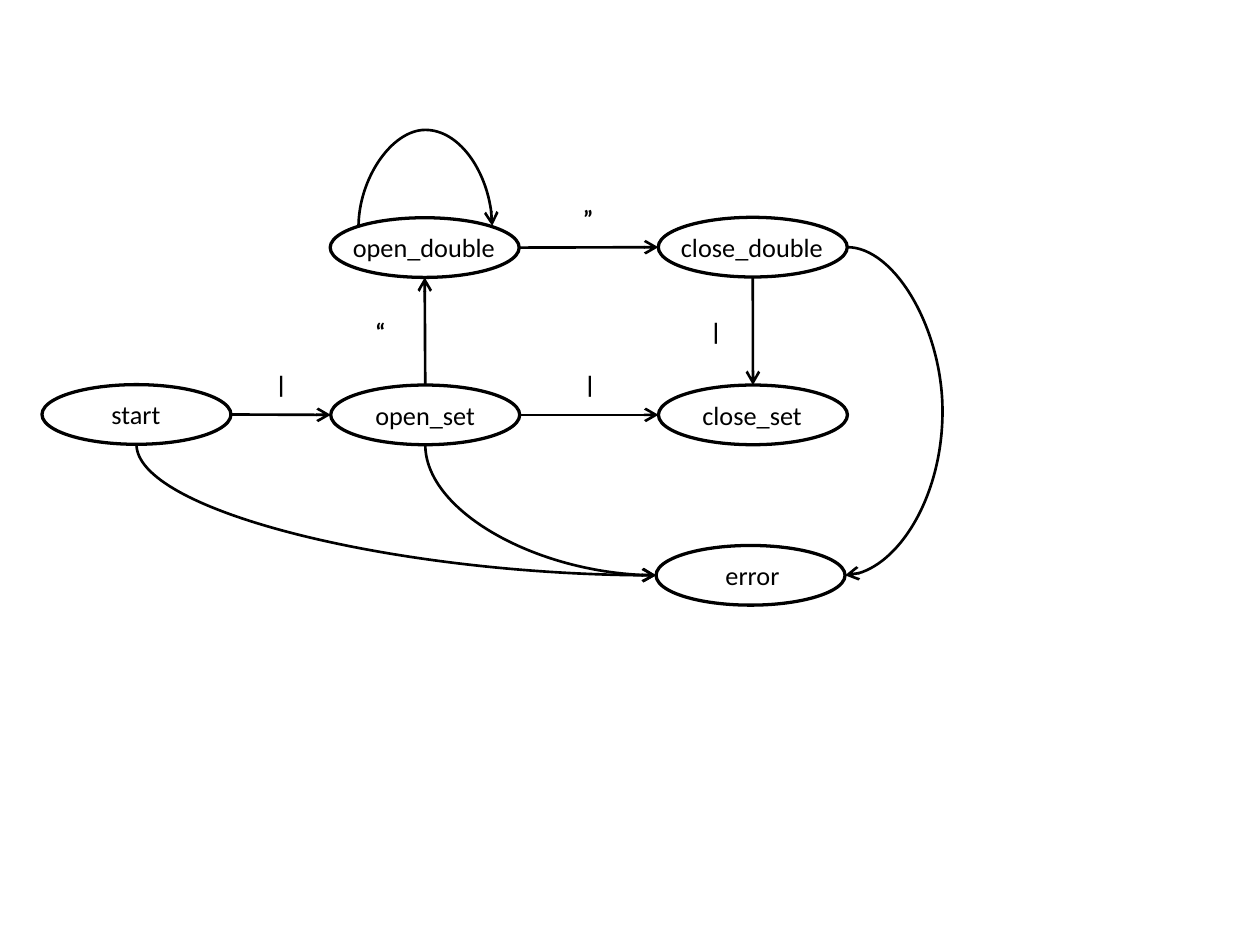
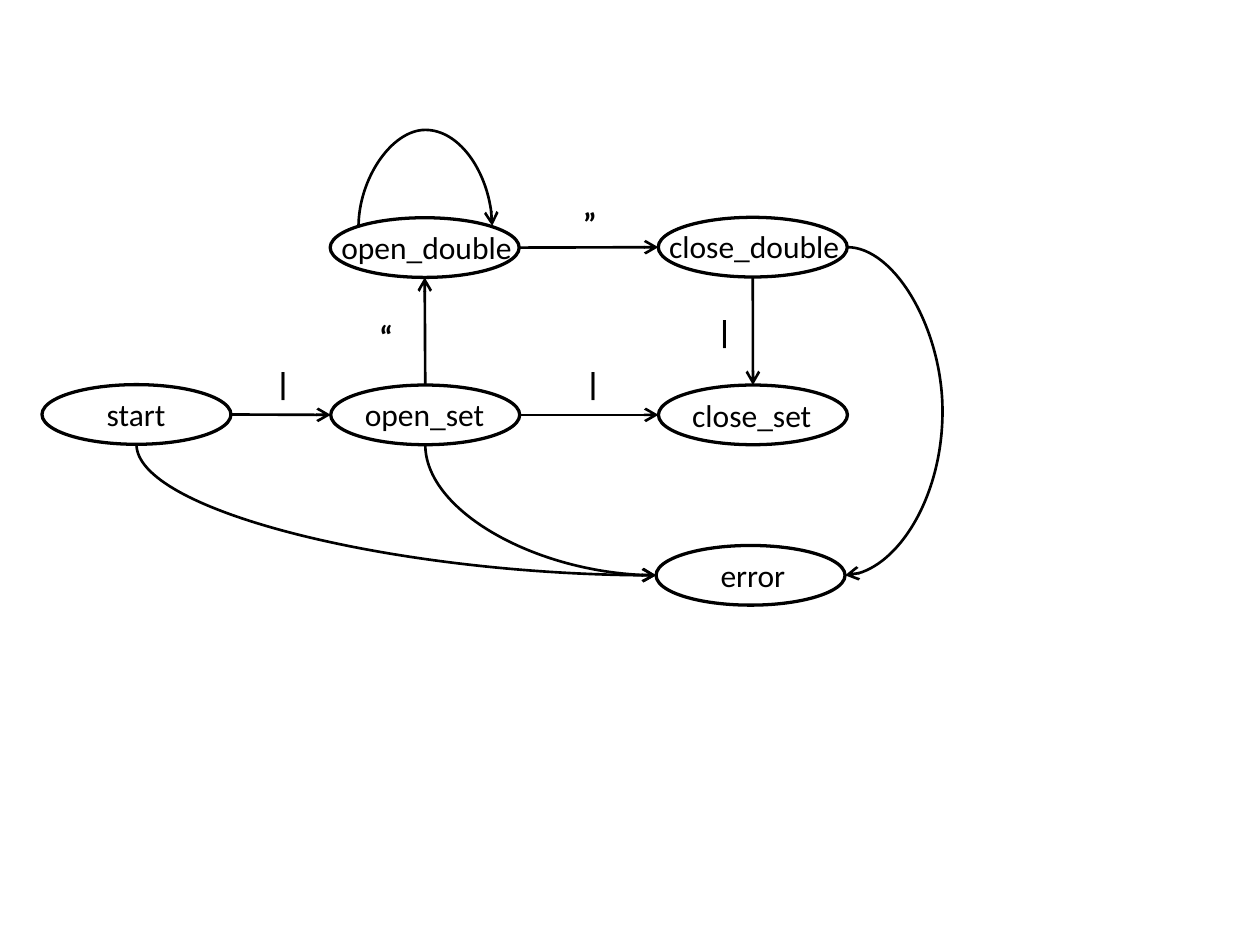
Before and after one commit to songlh/feast-2019, a slide deck: slide 1 of figure/cgc-fsm.pptx. Drawn at 1260x945 pixels with LibreOffice and Linux fonts; fonts in the diff are those of the drawing. Boxes give left, top, right and bottom in pixels: in the first picture for what was removed or moved away, otherwise in the second. Text is boxed around its words. In the diff, an @@ line names an element or a change of style, - is before the commit and + after.

```diff
--- a/figure/cgc-fsm.pptx
+++ b/figure/cgc-fsm.pptx
@@ text "open_double": place and size @@
-text "open_double" at <box>353,238,495,262</box>
+text "open_double" at <box>341,232,511,266</box>
@@ size 20 to 24 pt in 6 elements at <box>721,571,786,588</box>, <box>107,406,166,427</box>, <box>692,405,811,432</box>, <box>365,406,484,431</box>, <box>341,232,511,266</box>, <box>669,232,839,266</box> @@
@@ text "close_double": place and size @@
-text "close_double" at <box>681,238,823,261</box>
+text "close_double" at <box>669,232,839,266</box>
@@ size 18 to 24 pt in 5 elements at <box>267,359,301,406</box>, <box>577,359,611,406</box>, <box>574,199,607,247</box>, <box>708,308,742,355</box>, <box>371,312,404,359</box> @@
@@ text "|": place and size @@
-text "|" at <box>701,312,732,350</box>
+text "|" at <box>708,308,742,355</box>
@@ text "|": place and size @@
-text "|" at <box>267,366,297,404</box>
+text "|" at <box>267,359,301,406</box>
@@ text "|": place and size @@
-text "|" at <box>576,366,606,404</box>
+text "|" at <box>577,359,611,406</box>
@@ text "open_set": place and size @@
-text "open_set" at <box>375,408,475,430</box>
+text "open_set" at <box>365,406,484,431</box>
@@ text "close_set": place and size @@
-text "close_set" at <box>702,406,801,429</box>
+text "close_set" at <box>692,405,811,432</box>
```
Also in this commit, not shown: 2 other files.
